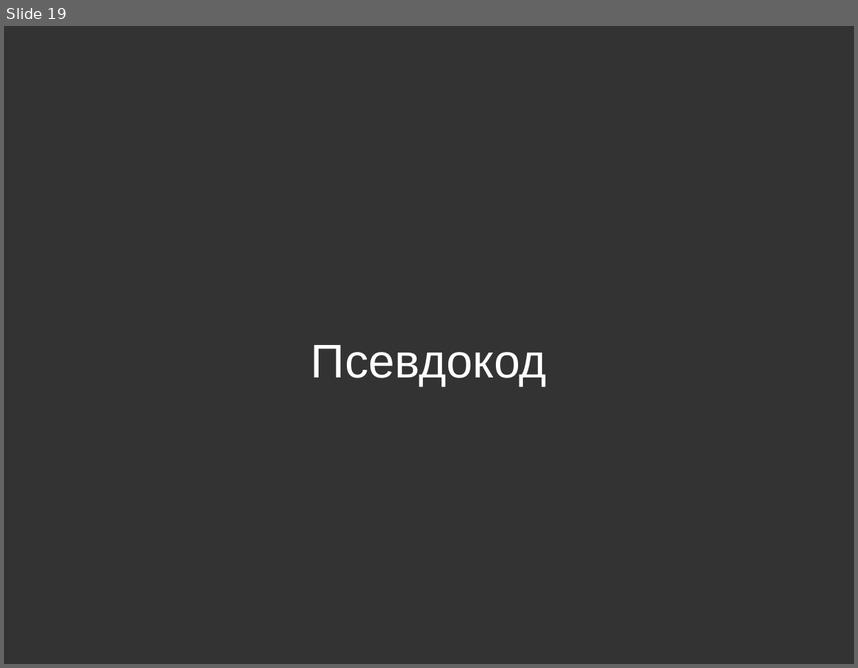
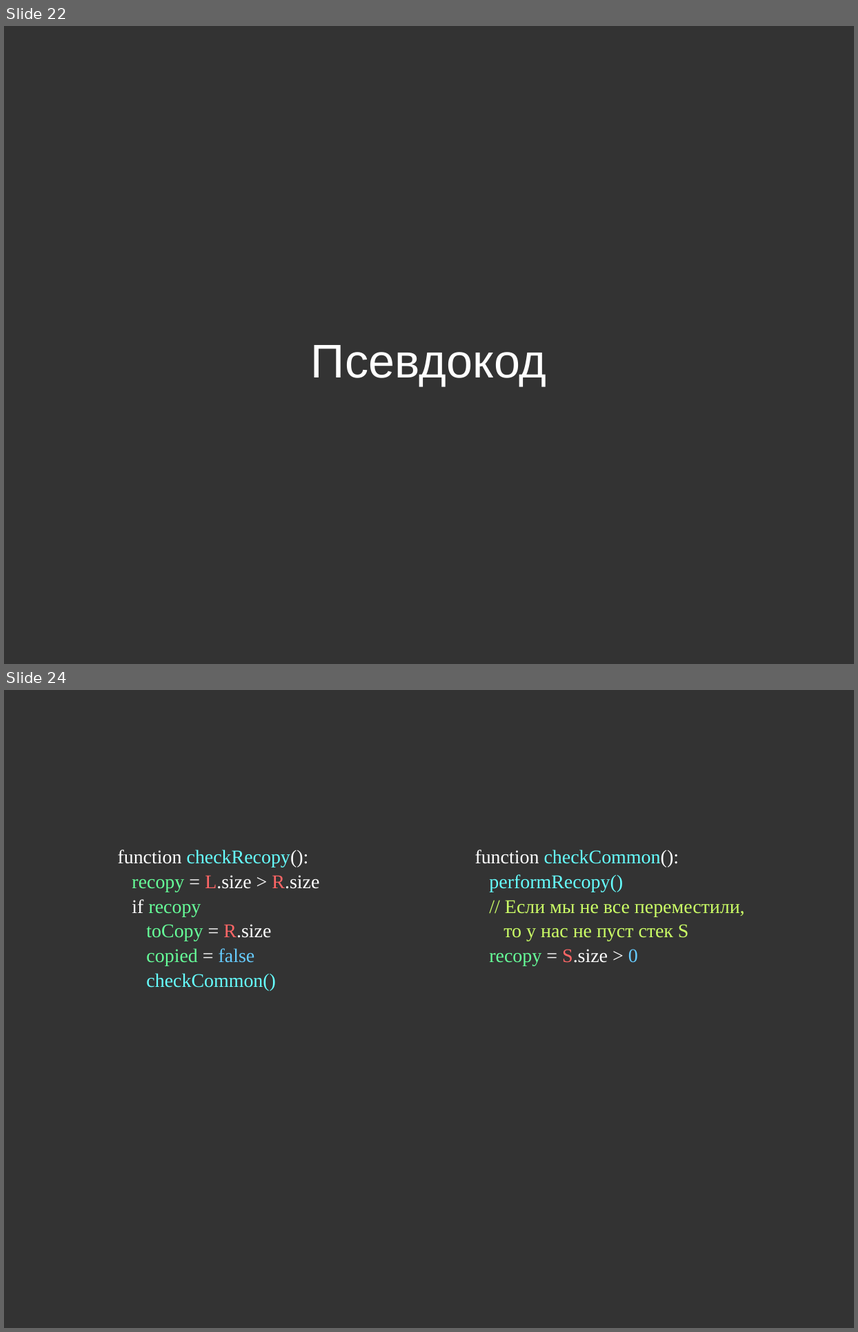
Before and after one commit to Arvolear/Visualizers, a slide deck: Queue_on_six_stacks/Presentation/Sueue.odp. Shown one above the other, each under a label of ours: slide 19 before the commit, slides 22 and 24 after it; the slides between them are not shown. The pictures are 858x668 and 858x1332 pixels, drawn with LibreOffice and Linux fonts; fonts in the diff are those of the drawing. Boxes give left, top, right and bottom in pixels: in the first picture for what was removed or moved away, otherwise in the second. Text is boxed around its words. In the diff, an @@ line names an element or a change of style, - is before the commit and + after.

```diff
--- a/Queue_on_six_stacks/Presentation/Sueue.odp
+++ b/Queue_on_six_stacks/Presentation/Sueue.odp
@@ slide 24 added at (x1=4, y1=690, x2=854, y2=1328), background #333333 @@
@@ text added at (x1=118, y1=849, x2=319, y2=990), 18 pt, text #FFFFFF @@
+function checkRecopy():
+recopy = L.size > R.size
+if recopy
+toCopy = R.size
+copied = false
+checkCommon()
@@ text added at (x1=475, y1=849, x2=745, y2=966), 18 pt, text #CCFF66 @@
+function checkCommon():
+performRecopy()
+// Если мы не все переместили,
+то у нас не пуст стек S
+recopy = S.size > 0
@@ what was slide 19 is now slide 22 @@
```
Also in this commit, not shown: 7 slides changed, 5 other slides added, 7 other files.
